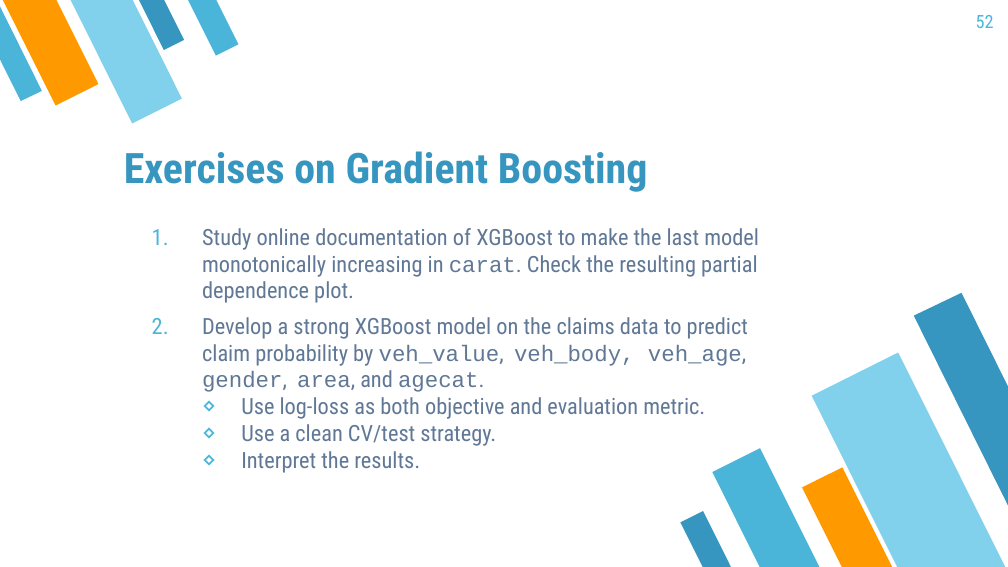
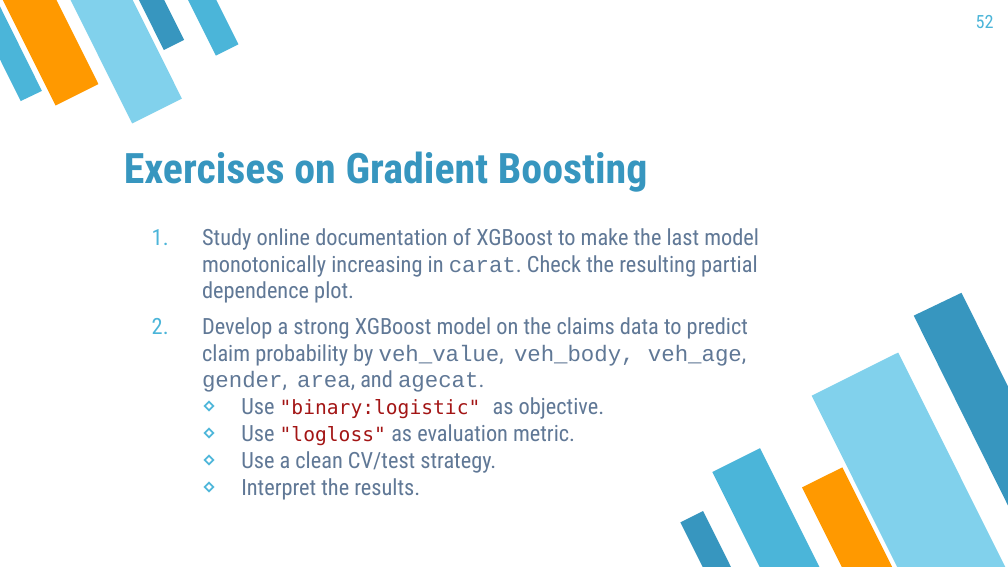
Before and after one commit to mayer79/ml_lecture, a slide deck: slide 52 of slides/ML_Lecture.pptx. Drawn at 1008x567 pixels with LibreOffice and Linux fonts; fonts in the diff are those of the drawing. Boxes give left, top, right and bottom in pixels: in the first picture for what was removed or moved away, otherwise in the second. Text is boxed around its words. In the diff, an @@ line names an element or a change of style, - is before the commit and + after.

```diff
--- a/slides/ML_Lecture.pptx
+++ b/slides/ML_Lecture.pptx
@@ text at (x1=241, y1=397, x2=605, y2=446): text changed @@
-  ⋄ Use log-loss as both objective and evaluation metric.
+  ⋄ Use "binary:logistic" as objective.
+  ⋄ Use "logloss" as evaluation metric.
```
Also in this commit, not shown: 6 other files.
